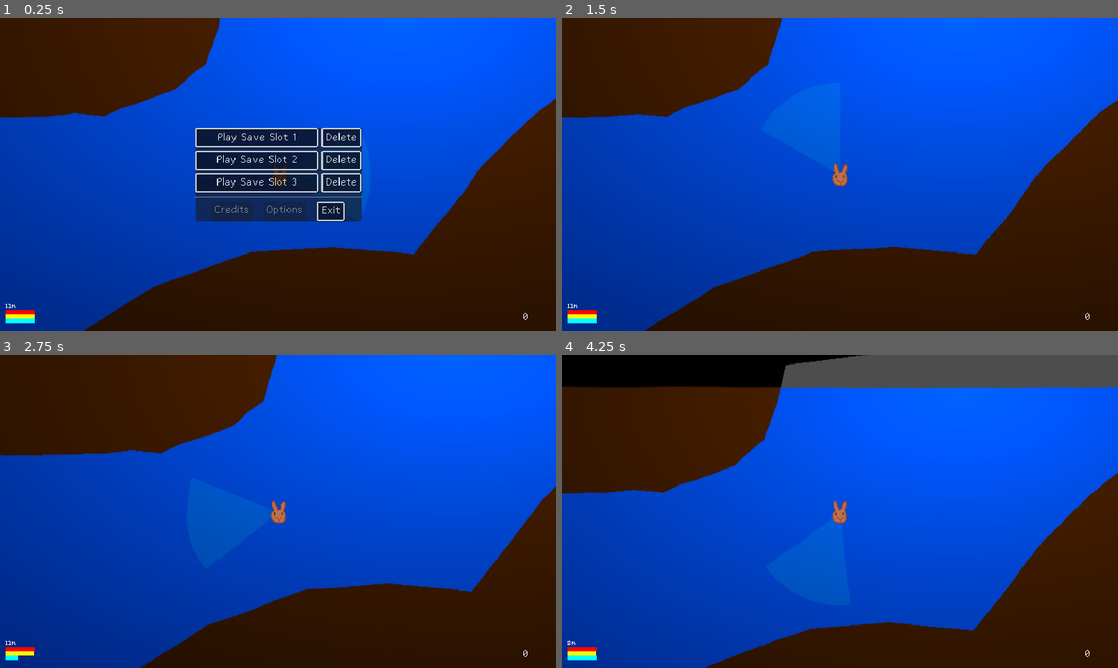
Above: before the commit, frames 1-4 (two rows, left to right).
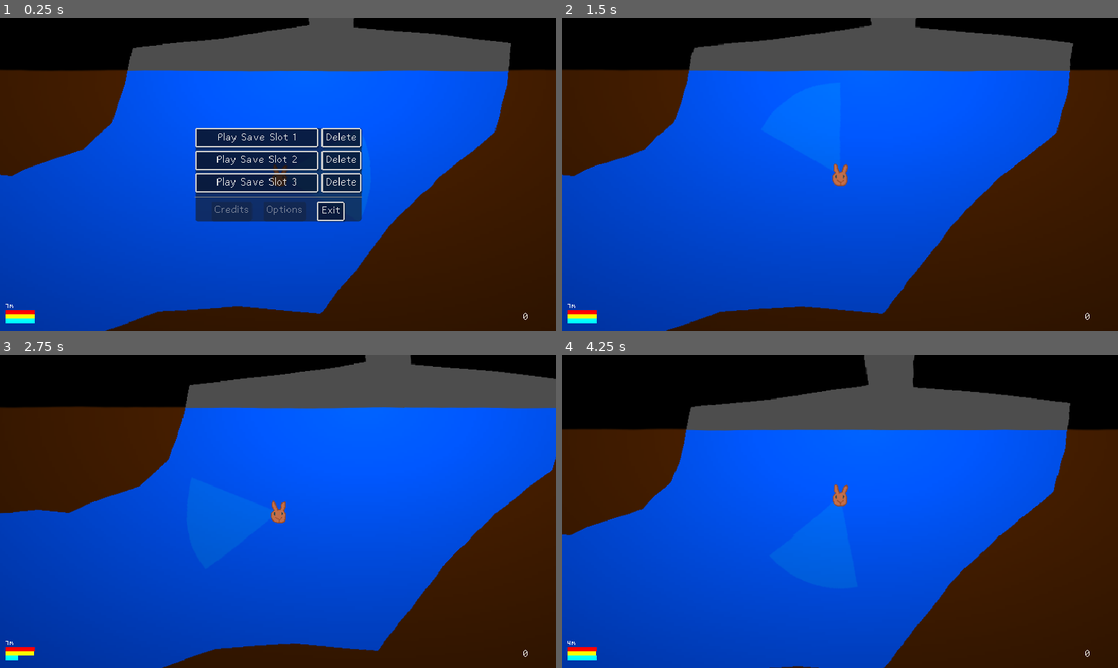
Above: after the commit, the same moments.

Repository: lupuchard/spooky-jam-submarine
Game: Godot game, scene res://Scene/Main.tscn
Same seed, same stepped clock (60 frames per second), same inputs: the game is played once before the commit and once after it.
Inputs (mouse positions are in pixels of both pictures, inside the frame that each line leads up to):
- Up to frame 1 (0.25 s): no input
- Up to frame 2 (1.5 s): move the mouse to (962, 158) at 0.52 s; hold Right (right) 0.53-1.25 s; hold Up (ascend) 0.53-1.25 s; click (962, 158) at 0.67 s; click "Play Save Slot 1" at 1.25 s
- Up to frame 3 (2.75 s): move the mouse to (166, 527) at 2.02 s; hold Left (left) from 2.03 s (still down); tap Space (dash) at 2.1 s
- Up to frame 4 (4.25 s): move the mouse to (895, 442) at 2.77 s; release Left (left) at 2.78 s; hold Up (ascend) 2.78-3.53 s; hold Right (right) from 2.78 s (still down); move the mouse to (812, 574) at 3.52 s; tap Space (dash) at 3.6 s; click (812, 574) at 3.67 s

The runs differ from the first frame. In frame 1, 56% of the frame differs, in the area x 0-100%, y 0-100%; in frame 2, 64%; in frame 3, 69%; in frame 4, 49%.

Commit message:
knockback

Diff:
--- a/Fish/Fish.gd
+++ b/Fish/Fish.gd
@@ -30,6 +30,8 @@
 var movement_sound: AudioStreamPlayer2D
 var idle_sound: AudioStreamPlayer2D
 
+var prev_position: Vector2
+
 func _ready():
 	body = $Body
 	movement_sound = find_child("MovementSound", false)
@@ -51,7 +53,6 @@
 		behavior.player = %Player
 
 func create_area_collider():
-	print("collider for %s" % name)
 	var area = Area2D.new()
 	var shapes = find_children("*", "CollisionShape2D", true, false)
 	area.collision_layer = 1
@@ -62,7 +63,9 @@
 	area.position = Vector2.ZERO
 	area.body_entered.connect(func(player):
 		if player is Player:
-			player.handle_fish_collision(self)
+			var angle = (global_position - prev_position).angle()
+			var speed = (global_position - prev_position).length()
+			player.handle_fish_collision(self, angle, speed)
 	)
 
 var time_passed = 0
@@ -70,6 +73,7 @@
 	time_passed += delta
 	body.position.y = sin(time_passed) * bob_amount
 
+	prev_position = global_position
 	if behavior != null:
 		behavior._behave(delta)
 
--- a/Player/Player.gd
+++ b/Player/Player.gd
@@ -37,7 +37,9 @@
 
 const COLLISION_THRESH := 0.1
 const COLLISION_DAMAGE_MOD := 1.0
-const FISH_CONTACT_COOLDOWN := 0.5
+const KNOCKBACK_STRENGTH := 0.5
+const MAX_KNOCKBACK := 6.0
+const FISH_CONTACT_COOLDOWN := 1.0
 
 const NUM_RAYCASTS := 8
 const RAYCAST_ANGLE := PI / 3
@@ -108,7 +110,7 @@
 	var hull_upgrade := Upgrade.new("Hull", [Stat.Health, Stat.MaxDepth])
 	hull_upgrade.costs = [0, 20, 50, 100]
 	hull_upgrade.values.append(PackedFloat64Array([10.0, 15.0, 20.0, 30.0])) # Health
-	hull_upgrade.values.append(PackedFloat64Array([5000.0, 2400.0, 3600.0, 5000.0])) # Max Depth
+	hull_upgrade.values.append(PackedFloat64Array([1200.0, 2400.0, 3600.0, 5000.0])) # Max Depth
 	upgrades[UpgradeType.Hull] = hull_upgrade
 
 	var speed_upgrade := Upgrade.new("Speed", [Stat.Speed])
@@ -312,8 +314,14 @@
 	process_mode = Node.PROCESS_MODE_INHERIT
 	Save.load_state(self, %Fish)
 
-func handle_fish_collision(fish: Fish):
+func handle_fish_collision(fish: Fish, angle: float, speed: float):
 	if fish_contact_cooldown < 0.0:
 		stats[Stat.Health] -= fish.contact_damage
 		Audio.play(CRASH_SOUND, null, linear_to_db(fish.contact_damage / 10.0), 0.4, 0.6)
+
+		var hit_direction = global_position - fish.global_position
+		var knockback_angle = lerp_angle(angle, hit_direction.angle(), 0.5)
+		var knockback_speed = fish.size * speed * KNOCKBACK_STRENGTH
+		vel += Vector2.from_angle(knockback_angle) * min(knockback_speed, MAX_KNOCKBACK)
+
 		fish_contact_cooldown = FISH_CONTACT_COOLDOWN
--- a/Scene/Main.tscn
+++ b/Scene/Main.tscn
@@ -121,7 +121,7 @@
 
 [node name="Player" type="CharacterBody2D" parent="World"]
 unique_name_in_owner = true
-position = Vector2(70, 225)
+position = Vector2(199, 143)
 script = ExtResource("1_rgh2o")
 
 [node name="Sprite" type="AnimatedSprite2D" parent="World/Player"]
